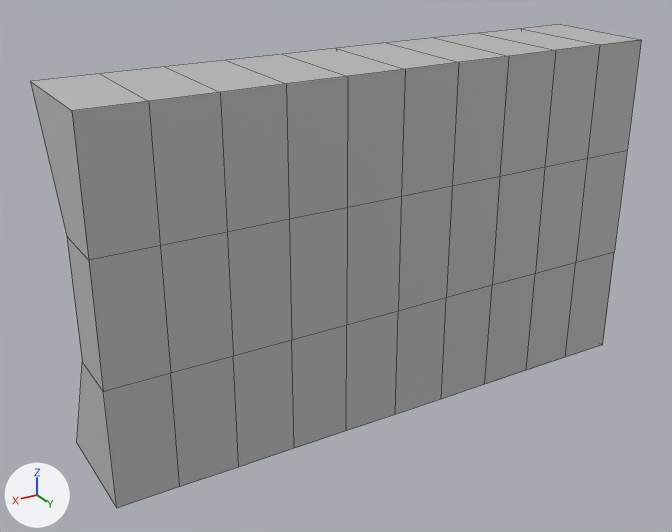
A saved change to the FBX model Assets/Models/Wall_Models/Modular_Wall.fbx.
Rendered twice from a 50 mm lens placed at (6.52, 5.7, 4.39), pointed at (2.77, -0.55, 1.27). The lights are fixed; the arrows at lower left show +X, +Y and +Z. Mesh edges are drawn as thin lines. Where no turn or scale is listed for an object, it has been applied to the vertices. Vertices at the same position are counted once.
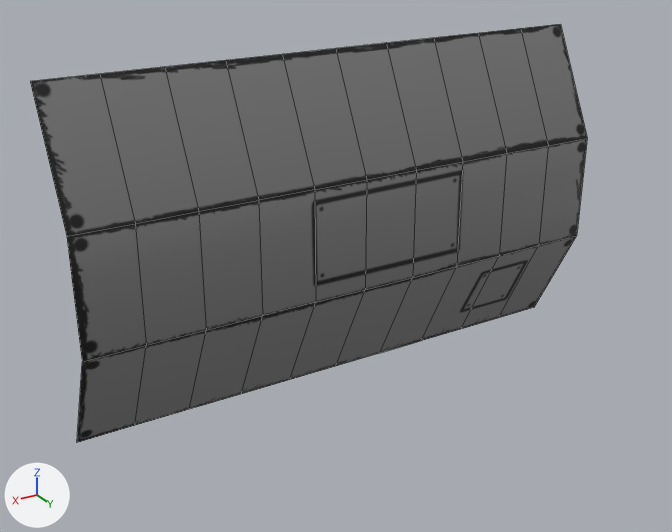
What changed in the scene script:
```text
Add img_wall_straight_txt_png:
    img_wall_straight_txt_png = load_image('Wall_Straight_TXT.png', '../../Textures/Wall_Straight_TXT.png', 512, 512, 'sRGB')
Add mat_lambert2:
    mat_lambert2 = principled_material('lambert2')
    mat_lambert2.texture = img_wall_straight_txt_png
Change me_mesh:
    used by ob_pplane1; location = (0.0, 0.0, 0.0)
    remove me_mesh.from_pydata(...)  # 88 vertices, 76 faces; spans x 0.0..5.0, y -1.0..0.0, z 0.0..3.0
    add me_mesh.from_pydata(...)  # 44 vertices, 30 faces; spans x 0.0..5.0, y -1.0..-0.5, z 0.0..3.0
    me_mesh part 1
    44 vertices are removed from x 0.0..5.0, y 0.0, z 0.0..3.0
    46 faces are deleted
    me_mesh part 2: 30 faces spanning x 0.0..5.0, y -1.0..-0.5, z 0.0..3.0 switch from mat_lambert1 (grey #bcbcbc) to mat_lambert2 (picture img_wall_straight_txt_png)
```

Pixel boxes (x1, y1, x2, y2) of what changed, in the pictures (672 x 532 px):
'pPlane1', reshaped (9% narrower, 14% shorter): before (30, 24, 641, 508); after (30, 24, 587, 442)
part 1 of me_mesh, deleted: before (30, 24, 641, 508)
part 2 of me_mesh, recoloured: after (30, 24, 587, 442)
